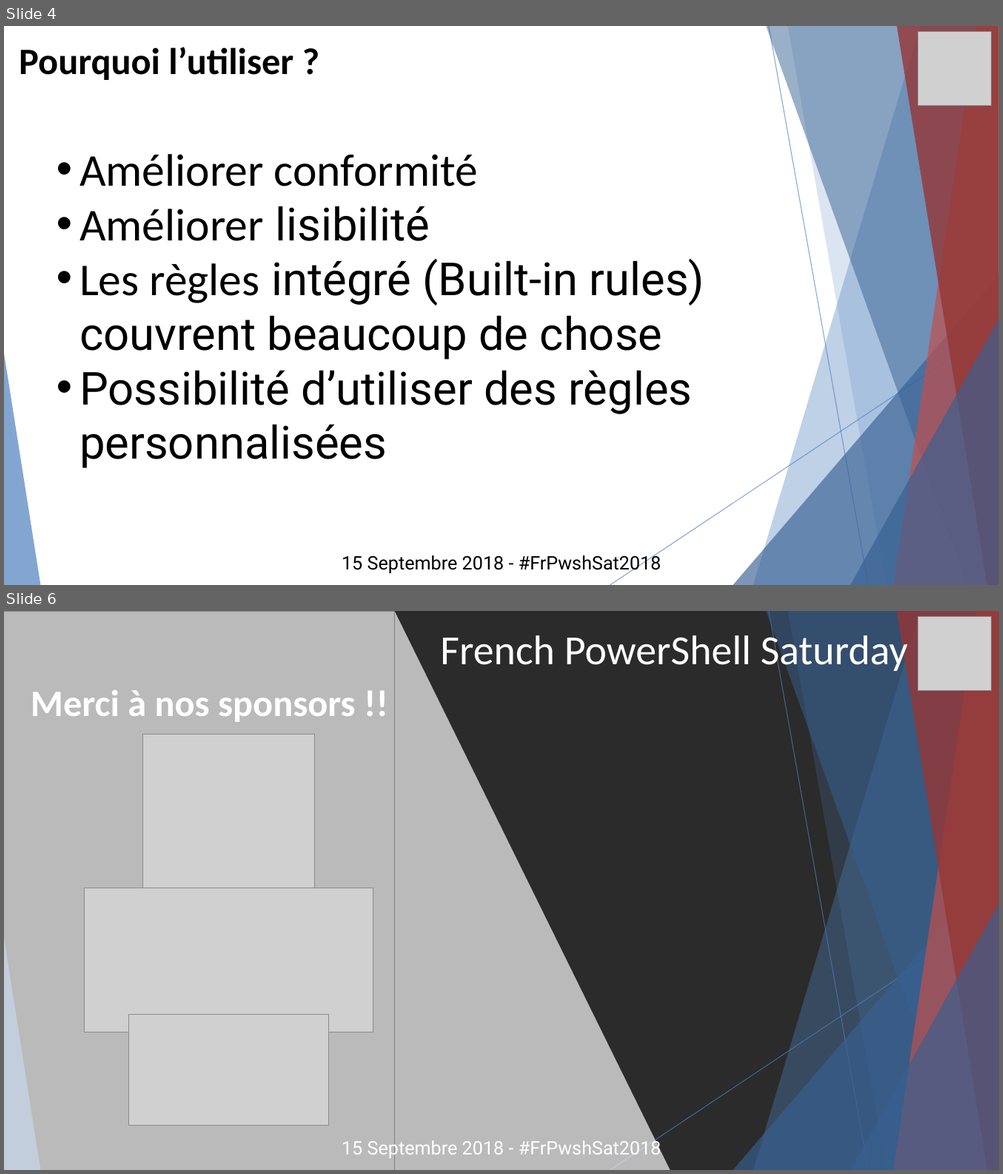
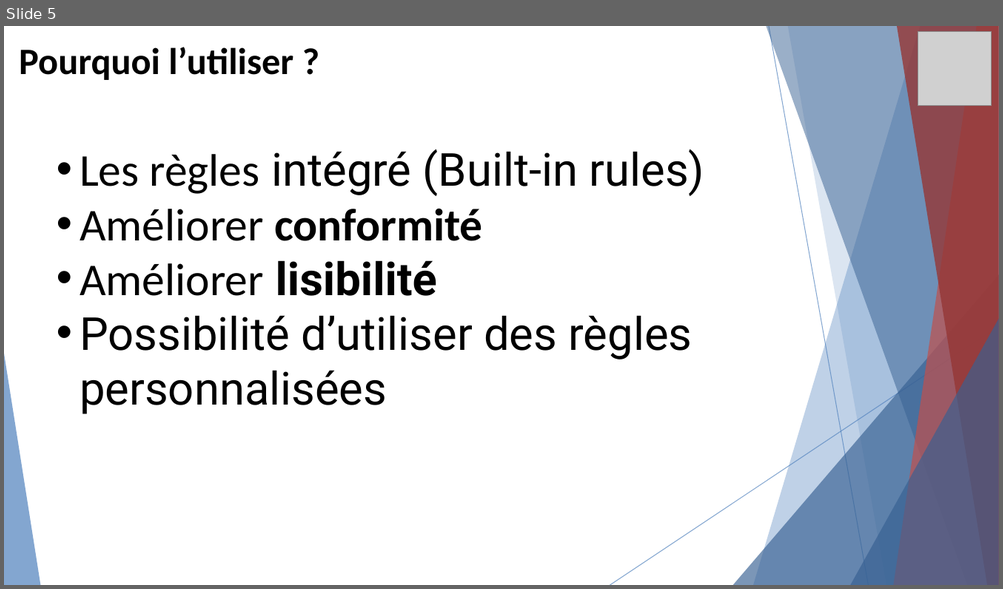
Before and after one commit to lazywinadmin/Presentations, a slide deck: 20190122-Creer_des_regles_custom_PSScriptAnalyzer/FrPSUG-Creer_vos_regles_customs_PSScriptAnalayzer.pptx. Shown one above the other, each under a label of ours: slides 4 and 6 before the commit, slide 5 after it; the slides between them are not shown. The pictures are 1003x1174 and 1003x589 pixels, drawn with LibreOffice and Linux fonts; fonts in the diff are those of the drawing; grey boxes stand for pictures; background and template pictures are left out; a plain dark background stands for a picture behind light text. Boxes give left, top, right and bottom in pixels: in the first picture for what was removed or moved away, otherwise in the second. Text is boxed around its words. In the diff, an @@ line names an element or a change of style, - is before the commit and + after.

```diff
--- a/20190122-Creer_des_regles_custom_PSScriptAnalyzer/FrPSUG-Creer_vos_regles_customs_PSScriptAnalayzer.pptx
+++ b/20190122-Creer_des_regles_custom_PSScriptAnalyzer/FrPSUG-Creer_vos_regles_customs_PSScriptAnalayzer.pptx
@@ slide 6 removed at bbox=[4, 611, 999, 1170], background picture (left out); not listed: 10 template elements that a slide beside it also shows @@
@@ rectangle removed at bbox=[4, 611, 394, 1170] @@
@@ freeform shape removed at bbox=[394, 611, 669, 1170] @@
@@ text removed at bbox=[440, 630, 908, 675] @@
-French PowerShell Saturday
@@ picture removed at bbox=[917, 617, 991, 691] @@
@@ text removed at bbox=[31, 690, 356, 722] @@
-Merci à nos sponsors !!
@@ picture removed at bbox=[143, 734, 315, 906] @@
@@ picture removed at bbox=[85, 889, 373, 1034] @@
@@ picture removed at bbox=[128, 1015, 329, 1127] @@
@@ text removed at bbox=[341, 1138, 661, 1159] @@
-15 Septembre 2018 - #FrPwshSat2018
@@ what was slide 4 is now slide 5 @@
@@ slide 5 changed as well @@
@@ text at bbox=[79, 150, 705, 196]: paragraph added @@
+  • Les règles intégré (Built-in rules)
@@ text at bbox=[79, 208, 483, 296]: bold on in "conformité", "lisibilité" @@
@@ text at bbox=[79, 259, 705, 360]: paragraph removed @@
-  • Les règles intégré (Built-in rules) couvrent beaucoup de chose
@@ text removed at bbox=[341, 553, 661, 574] @@
-15 Septembre 2018 - #FrPwshSat2018
```
Also in this commit, not shown: 2 other slides changed, 6 slides added, 2 other slides removed.
